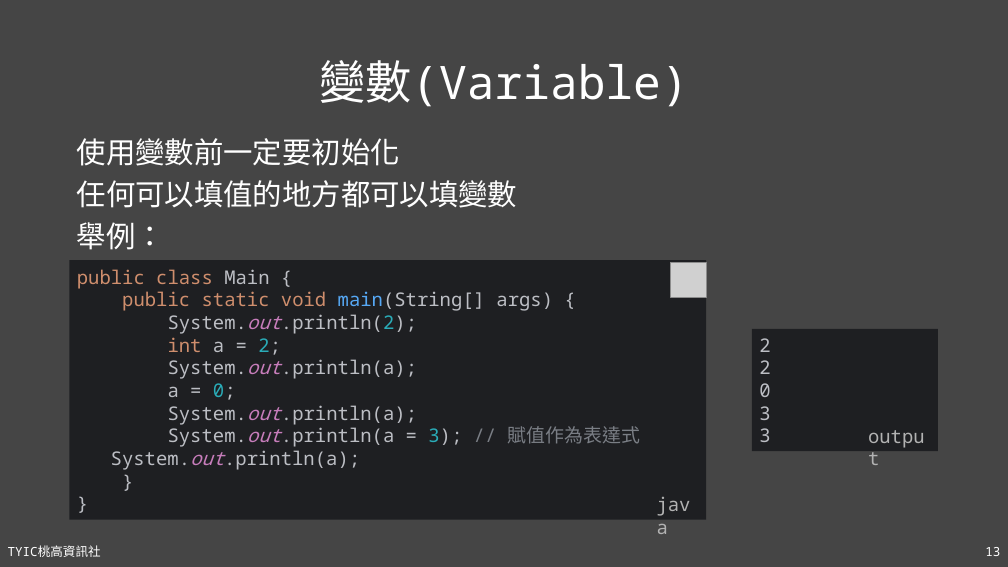
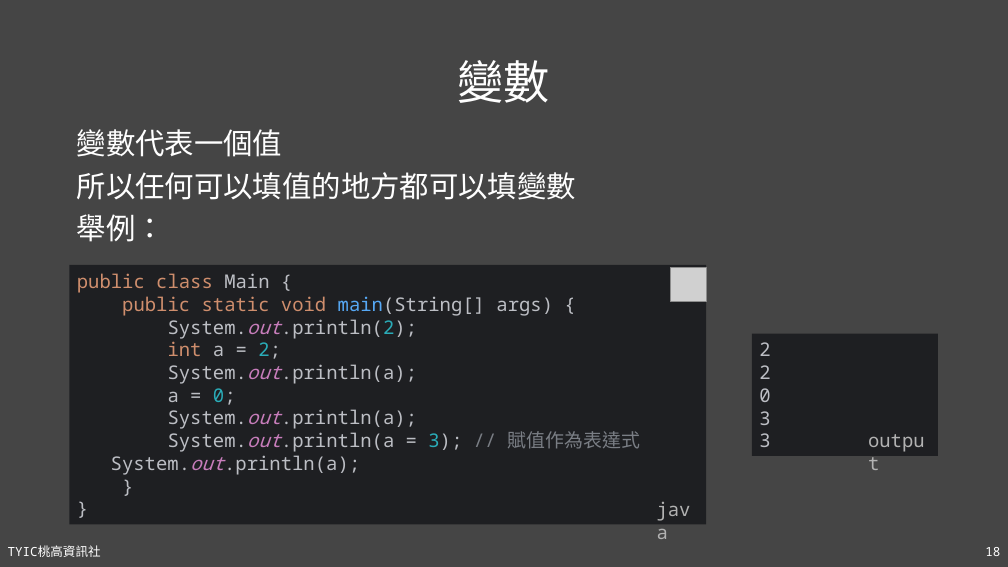
Before and after one commit to TYSHIC/slides, a slide deck: slide 18 of powerpoint/04_初探Java.pptx (slide 13 before the commit). Drawn at 1008x567 pixels with LibreOffice and Linux fonts; fonts in the diff are those of the drawing; grey boxes stand for pictures. Boxes give left, top, right and bottom in pixels: in the first picture for what was removed or moved away, otherwise in the second. Text is boxed around its words. In the diff, an @@ line names an element or a change of style, - is before the commit and + after.

```diff
--- a/powerpoint/04_初探Java.pptx
+++ b/powerpoint/04_初探Java.pptx
@@ title at <box>458,60,550,103</box>: text changed @@
-變數(Variable)
+變數
@@ text "變數代表一個值": place and size @@
-text "變數代表一個值" at <box>77,138,517,250</box>
+text "變數代表一個值" at <box>77,129,576,242</box>
@@ text at <box>77,129,576,200</box>: text changed @@
-使用變數前一定要初始化
-任何可以填值的地方都可以填變數
+變數代表一個值
+所以任何可以填值的地方都可以填變數
@@ 2 rectangles, 2 texts, 1 picture: place and size @@
-2 rectangles, 2 texts, 1 picture at <box>70,260,938,520</box>
+2 rectangles, 2 texts, 1 picture at <box>70,265,938,525</box>
```
Also in this commit, not shown: 10 other slides changed, 14 slides added, 5 other files.
